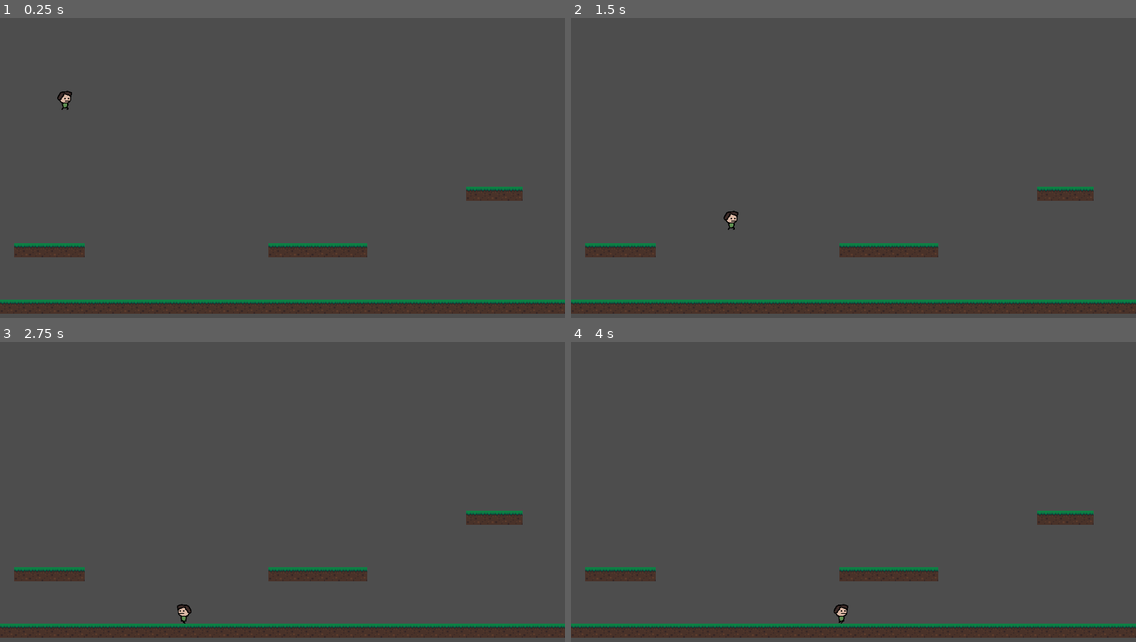
Above: before the commit, frames 1-4 (two rows, left to right).
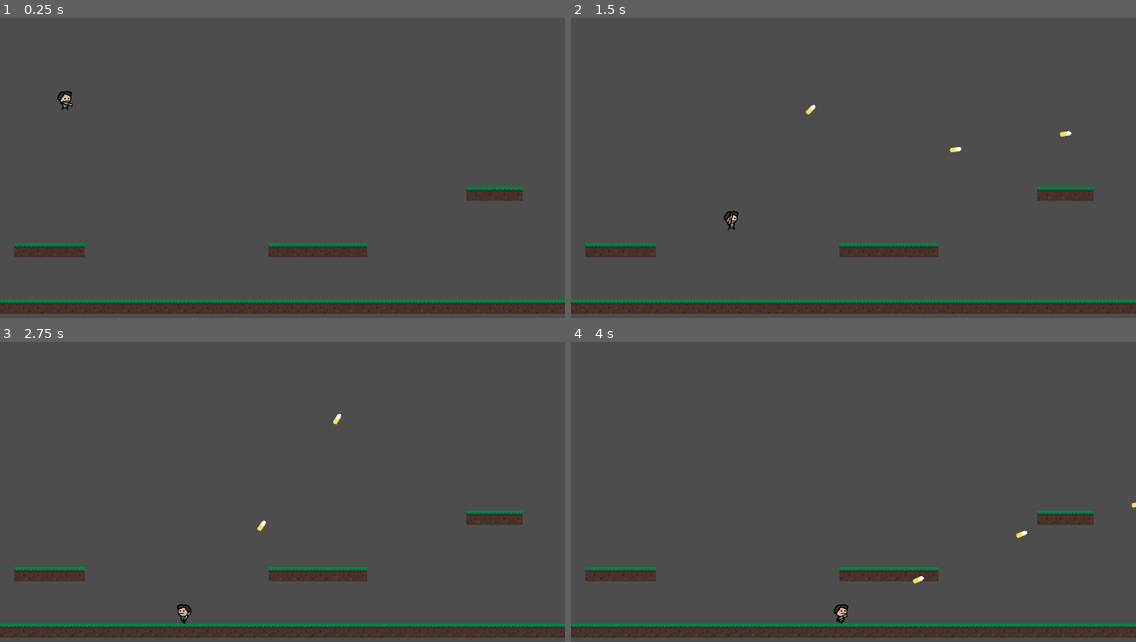
Above: after the commit, the same moments.

Repository: rprav-n/Platformer-Shooter-Godot
Game: Godot game, scene res://scenes/main/main.tscn
Two runs of this game, one before a commit and one after it. Both use one fixed random seed, a clock stepped at 60 frames per second and the inputs below.
Inputs (mouse positions are in pixels of both pictures, inside the frame that each line leads up to):
- Up to frame 1 (0.25 s): no input
- Up to frame 2 (1.5 s): move the mouse to (977, 147) at 0.52 s; press the mouse at (977, 147) at 0.53 s; hold D (move_right) from 0.53 s (still down); tap Space (jump) at 0.77 s; move the mouse to (740, 177) at 1.27 s; release the mouse at (740, 177) at 1.28 s; click (740, 177) at 1.35 s
- Up to frame 3 (2.75 s): tap Space (jump) at 1.52 s; move the mouse to (339, 417) at 2.02 s; release D (move_right) at 2.03 s; press the mouse at (339, 417) at 2.03 s; hold A (move_left) from 2.03 s (still down)
- Up to frame 4 (4 s): move the mouse to (825, 549) at 2.77 s; release A (move_left) at 2.78 s; release the mouse at (825, 549) at 2.78 s; hold D (move_right) from 2.78 s (still down); click (825, 549) at 2.85 s; tap Space (jump) at 3.02, 3.77 s; move the mouse to (1023, 534) at 3.52 s; press the mouse at (1023, 534) at 3.53 s

The runs differ from the first frame. In frame 1, less than 0.1% of the frame differs, in the area x 10-13%, y 27-30%; in frame 2, 0.1%, in the area x 27-89%, y 28-70%; in frame 3, less than 0.1%; in frame 4, less than 0.1%.

Commit message:
Added Gun + Bullet + Recoil

Diff:
--- a/project.godot
+++ b/project.godot
@@ -39,6 +39,11 @@
 "events": [Object(InputEventKey,"resource_local_to_scene":false,"resource_name":"","device":-1,"window_id":0,"alt_pressed":false,"shift_pressed":false,"ctrl_pressed":false,"meta_pressed":false,"pressed":false,"keycode":0,"physical_keycode":32,"key_label":0,"unicode":32,"echo":false,"script":null)
 ]
 }
+shoot={
+"deadzone": 0.5,
+"events": [Object(InputEventMouseButton,"resource_local_to_scene":false,"resource_name":"","device":-1,"window_id":0,"alt_pressed":false,"shift_pressed":false,"ctrl_pressed":false,"meta_pressed":false,"button_mask":1,"position":Vector2(88, 12),"global_position":Vector2(92, 55),"factor":1.0,"button_index":1,"canceled":false,"pressed":true,"double_click":false,"script":null)
+]
+}
 
 [layer_names]
 
--- /dev/null
+++ b/scenes/Gun/gun.gd
@@ -0,0 +1,54 @@
+extends Node2D
+
+class_name Gun
+
+var player: Player
+var bullets_layer: Node2D
+var SMOOTHING: int = 35
+var rot_deg: float
+
+const RECOIL_LENGTH: int = 5
+
+@onready var sprite_2d: Sprite2D = $Sprite2D
+@onready var shoot_delay_timer: Timer = $ShootDelayTimer
+@onready var muzzle_marker: Marker2D = $MuzzleMarker
+
+var bullet_scene: PackedScene = preload("res://scenes/bullet/bullet.tscn")
+
+func _ready() -> void:
+	player = get_tree().get_first_node_in_group("player") as Player
+	bullets_layer = get_tree().get_first_node_in_group("bullets_layer")
+	if is_instance_valid(player):
+		global_position = player.gun_position.global_position
+
+
+func _physics_process(delta: float) -> void:
+	if is_instance_valid(player):
+		global_position = lerp(global_position, player.gun_position.global_position, SMOOTHING * delta)
+
+		look_at(get_global_mouse_position())
+
+		rot_deg = rad_to_deg(global_position.angle_to_point(get_global_mouse_position()))
+
+		if rot_deg < -90 or rot_deg > 90:
+			sprite_2d.flip_v = true
+		else:
+			sprite_2d.flip_v = false
+
+		shoot_bullet()
+
+
+func shoot_bullet() -> void:
+	if Input.is_action_pressed("shoot") and shoot_delay_timer.is_stopped():
+		shoot_delay_timer.start()
+		if bullet_scene:
+			var bullet: Bullet = bullet_scene.instantiate() as Bullet
+			bullets_layer.add_child(bullet)
+			bullet.global_position = muzzle_marker.global_position
+			bullet.look_at(get_global_mouse_position())
+			bullet.direction = (get_global_mouse_position() - bullet.global_position).normalized()
+			recoil()
+
+
+func recoil() -> void:
+	global_position -= Vector2.RIGHT.rotated(rotation) * RECOIL_LENGTH
--- /dev/null
+++ b/scenes/Gun/gun.tscn
@@ -0,0 +1,19 @@
+[gd_scene load_steps=3 format=3 uid="uid://cxe68uois15cd"]
+
+[ext_resource type="Script" path="res://scenes/Gun/gun.gd" id="1_iewfl"]
+[ext_resource type="Texture2D" uid="uid://bpscvh743v3ls" path="res://scenes/Gun/sGun.png" id="1_is8qj"]
+
+[node name="Gun" type="Node2D"]
+script = ExtResource("1_iewfl")
+
+[node name="ShootDelayTimer" type="Timer" parent="."]
+wait_time = 0.1
+one_shot = true
+autostart = true
+
+[node name="MuzzleMarker" type="Marker2D" parent="."]
+position = Vector2(15, 0)
+
+[node name="Sprite2D" type="Sprite2D" parent="."]
+texture = ExtResource("1_is8qj")
+offset = Vector2(4, 0)
--- /dev/null
+++ b/scenes/bullet/bullet.gd
@@ -0,0 +1,14 @@
+extends Node2D
+
+class_name Bullet
+
+const SPEED: int = 40
+
+var direction: Vector2 = Vector2.RIGHT
+
+func _physics_process(_delta: float) -> void:
+	global_position += direction * SPEED
+
+
+func _on_visible_on_screen_notifier_2d_screen_exited() -> void:
+	queue_free()
--- /dev/null
+++ b/scenes/bullet/bullet.tscn
@@ -0,0 +1,39 @@
+[gd_scene load_steps=6 format=3 uid="uid://lii1uii2jsub"]
+
+[ext_resource type="Script" path="res://scenes/bullet/bullet.gd" id="1_tdf6a"]
+[ext_resource type="Texture2D" uid="uid://jk3r34be2s3t" path="res://scenes/bullet/sBullet_strip2.png" id="1_vvun0"]
+
+[sub_resource type="AtlasTexture" id="AtlasTexture_s8m04"]
+atlas = ExtResource("1_vvun0")
+region = Rect2(0, 0, 36, 18)
+
+[sub_resource type="AtlasTexture" id="AtlasTexture_td6mk"]
+atlas = ExtResource("1_vvun0")
+region = Rect2(36, 0, 36, 18)
+
+[sub_resource type="SpriteFrames" id="SpriteFrames_03n6u"]
+animations = [{
+"frames": [{
+"duration": 1.0,
+"texture": SubResource("AtlasTexture_s8m04")
+}, {
+"duration": 1.0,
+"texture": SubResource("AtlasTexture_td6mk")
+}],
+"loop": false,
+"name": &"default",
+"speed": 60.0
+}]
+
+[node name="Bullet" type="Node2D"]
+script = ExtResource("1_tdf6a")
+
+[node name="VisibleOnScreenNotifier2D" type="VisibleOnScreenNotifier2D" parent="."]
+
+[node name="AnimatedSprite2D" type="AnimatedSprite2D" parent="."]
+sprite_frames = SubResource("SpriteFrames_03n6u")
+autoplay = "default"
+frame = 1
+frame_progress = 1.0
+
+[connection signal="screen_exited" from="VisibleOnScreenNotifier2D" to="." method="_on_visible_on_screen_notifier_2d_screen_exited"]
--- a/scenes/main/main.tscn
+++ b/scenes/main/main.tscn
@@ -1,7 +1,8 @@
-[gd_scene load_steps=5 format=3 uid="uid://db11npeci4ggj"]
+[gd_scene load_steps=6 format=3 uid="uid://db11npeci4ggj"]
 
 [ext_resource type="Texture2D" uid="uid://b1eyhpv1t1dm6" path="res://assets/sTiles.png" id="1_0fcr8"]
 [ext_resource type="PackedScene" uid="uid://dxkricbjvclxd" path="res://scenes/player/player.tscn" id="2_1me2s"]
+[ext_resource type="PackedScene" uid="uid://cxe68uois15cd" path="res://scenes/Gun/gun.tscn" id="3_vqb2a"]
 
 [sub_resource type="TileSetAtlasSource" id="TileSetAtlasSource_0ee6x"]
 texture = ExtResource("1_0fcr8")
@@ -54,3 +55,7 @@
 
 [node name="Player" parent="." instance=ExtResource("2_1me2s")]
 position = Vector2(147, 190)
+
+[node name="Gun" parent="." instance=ExtResource("3_vqb2a")]
+
+[node name="Bullets" type="Node2D" parent="." groups=["bullets_layer"]]
--- a/scenes/player/player.gd
+++ b/scenes/player/player.gd
@@ -9,6 +9,7 @@
 const JUMP_SPEED: int = -600
 
 @onready var animated_sprite_2d: AnimatedSprite2D = $AnimatedSprite2D
+@onready var gun_position: Marker2D = $GunPosition
 
 
 func _physics_process(delta: float) -> void:
--- a/scenes/player/player.tscn
+++ b/scenes/player/player.tscn
@@ -71,13 +71,16 @@
 [sub_resource type="RectangleShape2D" id="RectangleShape2D_cs4ki"]
 size = Vector2(12, 30)
 
-[node name="Player" type="CharacterBody2D"]
+[node name="Player" type="CharacterBody2D" groups=["player"]]
 collision_layer = 2
 script = ExtResource("1_33y8k")
 
+[node name="GunPosition" type="Marker2D" parent="."]
+position = Vector2(0, -12)
+
 [node name="AnimatedSprite2D" type="AnimatedSprite2D" parent="."]
 sprite_frames = SubResource("SpriteFrames_com4k")
-animation = &"air"
+animation = &"idle"
 offset = Vector2(0, -24)
 
 [node name="CollisionShape2D" type="CollisionShape2D" parent="."]
Binary file added: scenes/Gun/sGun.png
Not shown, added: scenes/Gun/sGun.png.import
Binary file added: scenes/bullet/sBullet_strip2.png
Not shown, added: scenes/bullet/sBullet_strip2.png.import
Not shown, added: scenes/Gun/gun1AAB.tmp
Not shown, added: scenes/Gun/gunB20.tmp
